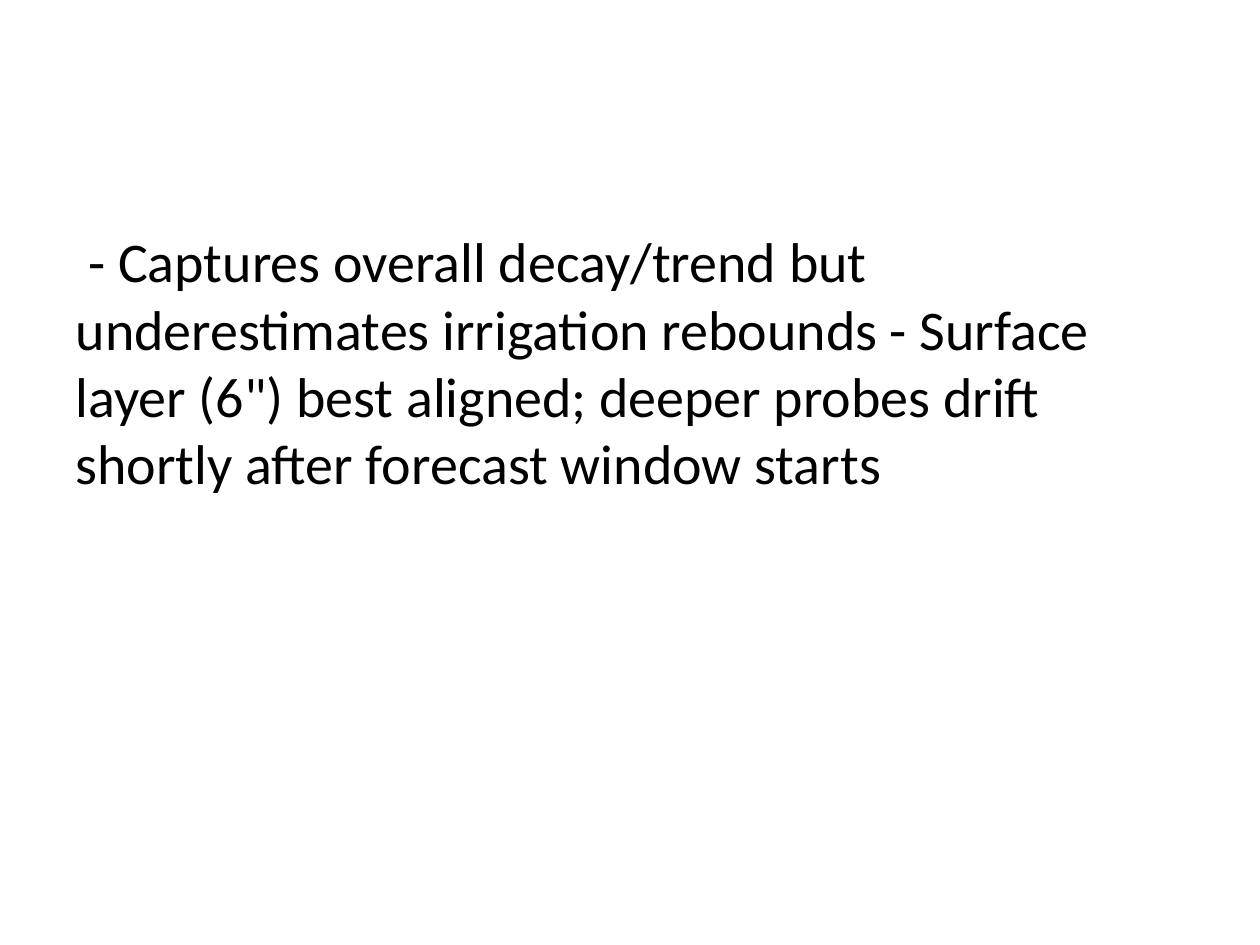
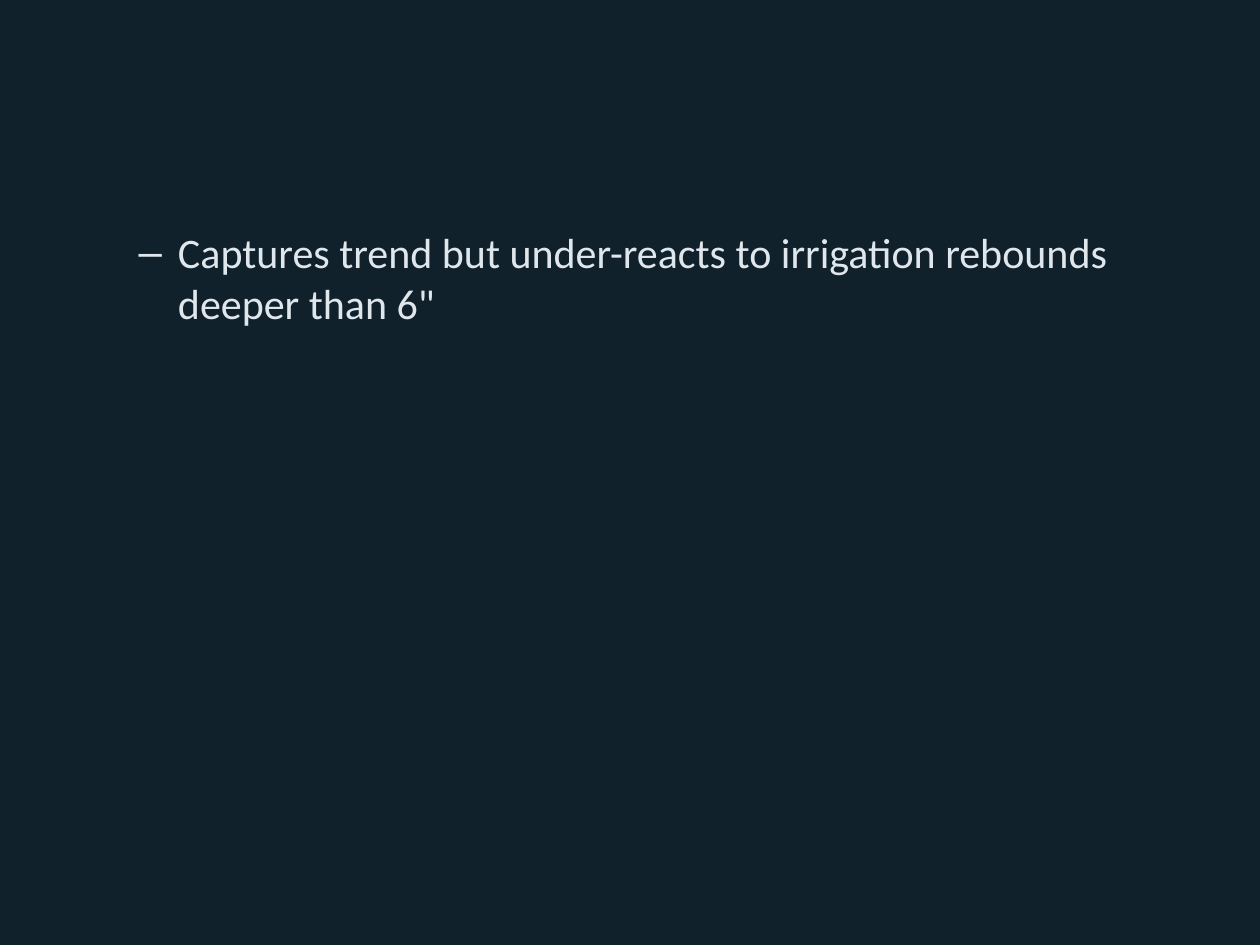
Before and after one commit to Bryan-Nsoh/ML-IOT-IndepStudy, a slide deck: slide 13 of presentation/eda_story/eda_story.pptx (slide 11 before the commit). Drawn at 1260x945 pixels with LibreOffice and Linux fonts; fonts in the diff are those of the drawing. Boxes give left, top, right and bottom in pixels: in the first picture for what was removed or moved away, otherwise in the second. Text is boxed around its words. In the diff, an @@ line names an element or a change of style, - is before the commit and + after.

```diff
--- a/presentation/eda_story/eda_story.pptx
+++ b/presentation/eda_story/eda_story.pptx
@@ background #FFFFFF to #10212B @@
@@ text at [178,239,1107,326]: text changed; size 32 to 24 pt; text colour #000000 to #E0E7EC @@
-- Captures overall decay/trend but underestimates irrigation rebounds - Surface layer (6") best aligned; deeper probes drift shortly after forecast window starts
+  – Captures trend but under-reacts to irrigation rebounds deeper than 6"
```
Also in this commit, not shown: 7 other slides changed, 13 slides added, 12 slides removed, 7 other files.
